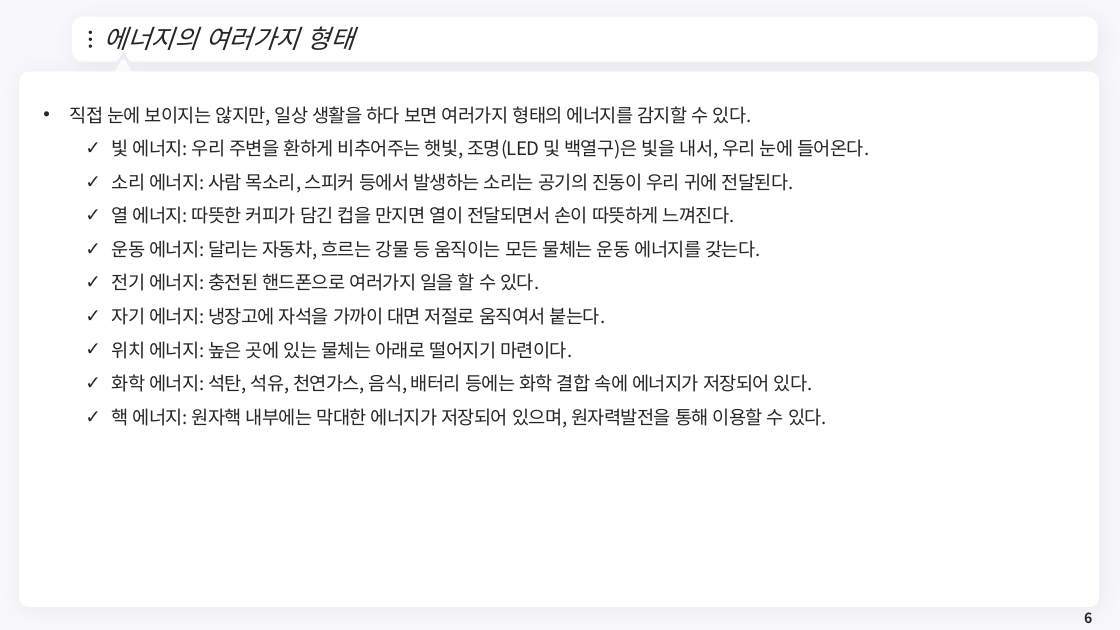
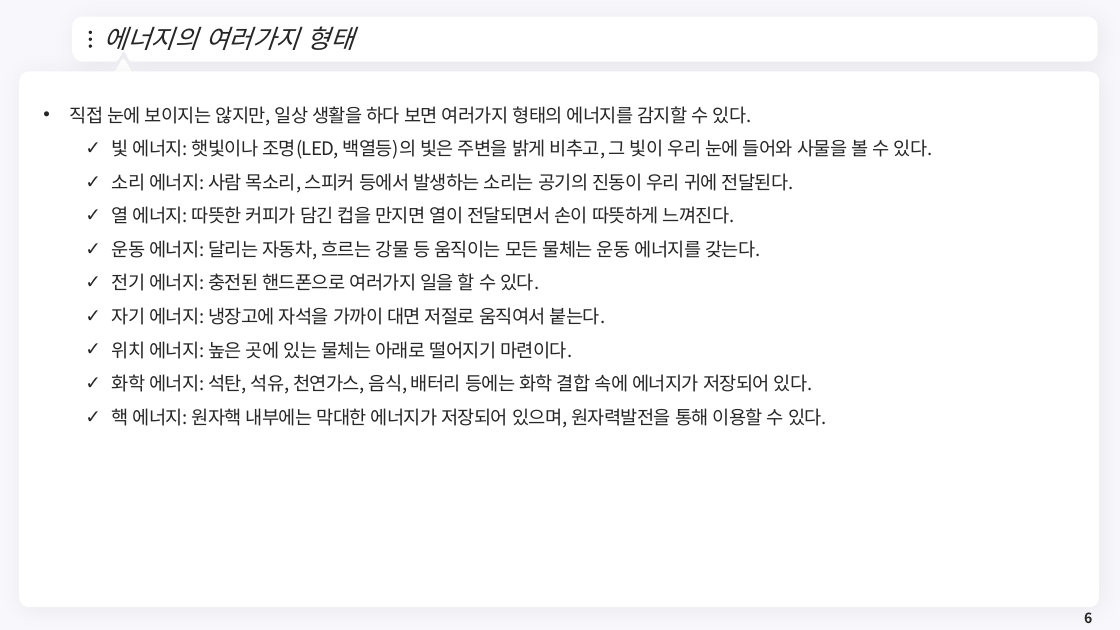
Before and after one commit to meandthey/Teaching, a slide deck: slide 6 of 에너지경제학/자원에너지경제학_Chapter_1.pptx. Drawn at 1120x630 pixels with LibreOffice and Linux fonts; fonts in the diff are those of the drawing; background and template pictures are left out. Boxes give left, top, right and bottom in pixels: in the first picture for what was removed or moved away, otherwise in the second. Text is boxed around its words. In the diff, an @@ line names an element or a change of style, - is before the commit and + after.

```diff
--- a/에너지경제학/자원에너지경제학_Chapter_1.pptx
+++ b/에너지경제학/자원에너지경제학_Chapter_1.pptx
@@ text at bbox=[112, 139, 933, 159]: text changed @@
-  ✓ 빛 에너지: 우리 주변을 환하게 비추어주는 햇빛, 조명(LED 및 백열구)은 빛을 내서, 우리 눈에 들어온다.
+  ✓ 빛 에너지: 햇빛이나 조명(LED, 백열등)의 빛은 주변을 밝게 비추고, 그 빛이 우리 눈에 들어와 사물을 볼 수 있다.
```
Also in this commit, not shown: 5 other slides changed, 6 slides added.
